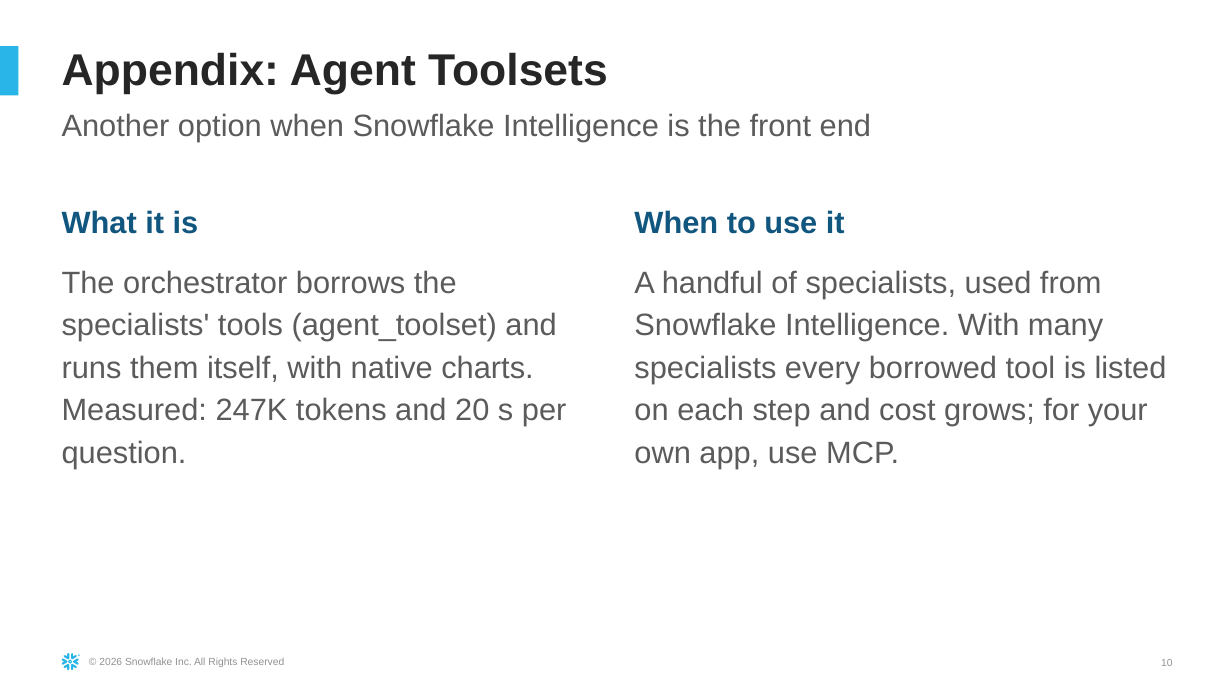
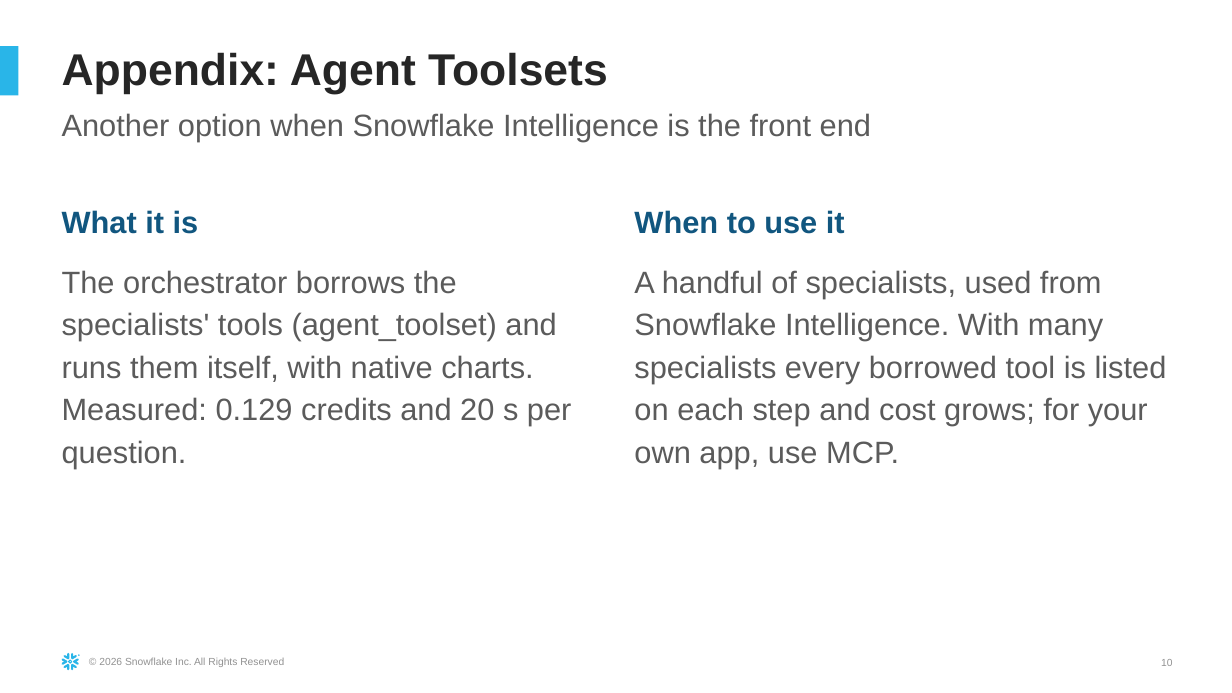
Before and after one commit to sfc-gh-hmassa/Haley_Demos, a slide deck: slide 10 of Multi_Agent_RBAC_Demo/docs/Multi-Agent_on_Cortex_Agents.pptx. Drawn at 1232x693 pixels with LibreOffice and Linux fonts; fonts in the diff are those of the drawing. Boxes give left, top, right and bottom in pixels: in the first picture for what was removed or moved away, otherwise in the second. Text is boxed around its words. In the diff, an @@ line names an element or a change of style, - is before the commit and + after.

Commit message:
Add accuracy, cost (credits from ACCOUNT_USAGE) and latency comparison to README, demo script and deck

```diff
--- a/Multi_Agent_RBAC_Demo/docs/Multi-Agent_on_Cortex_Agents.pptx
+++ b/Multi_Agent_RBAC_Demo/docs/Multi-Agent_on_Cortex_Agents.pptx
@@ text at [62,270,572,468]: text changed @@
-The orchestrator borrows the specialists' tools (agent_toolset) and runs them itself, with native charts. Measured: 247K tokens and 20 s per question.
+The orchestrator borrows the specialists' tools (agent_toolset) and runs them itself, with native charts. Measured: 0.129 credits and 20 s per question.
```
Also in this commit, not shown: 3 other slides changed, 2 other files.
